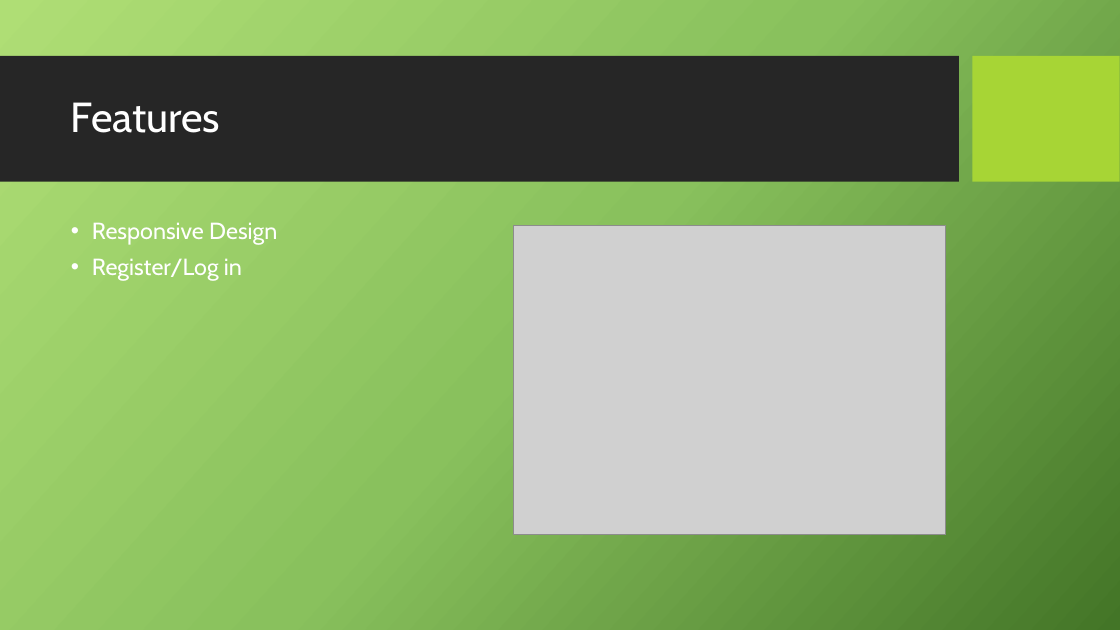
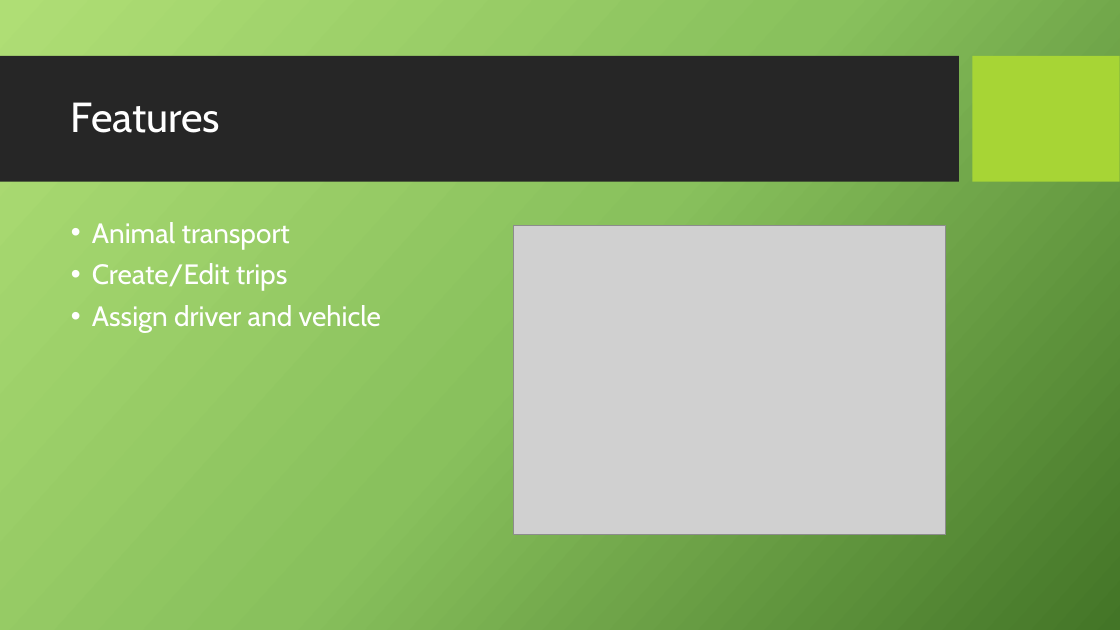
Before and after one commit to scg-unibe-ch/ese2017-team2, a slide deck: slide 3 of Presentation/Presentation.pptx. Drawn at 1120x630 pixels with LibreOffice and Linux fonts; fonts in the diff are those of the drawing; grey boxes stand for pictures; background and template pictures are left out. Boxes give left, top, right and bottom in pixels: in the first picture for what was removed or moved away, otherwise in the second. Text is boxed around its words. In the diff, an @@ line names an element or a change of style, - is before the commit and + after.

```diff
--- a/Presentation/Presentation.pptx
+++ b/Presentation/Presentation.pptx
@@ text at (92,222,381,333): text changed; size 20 to 24 pt @@
-• Responsive Design
-• Register/Log in
+• Animal transport
+• Create/Edit trips
+• Assign driver and vehicle
```
Also in this commit, not shown: 4 other slides changed, 1 slide added, 1 slide removed.
